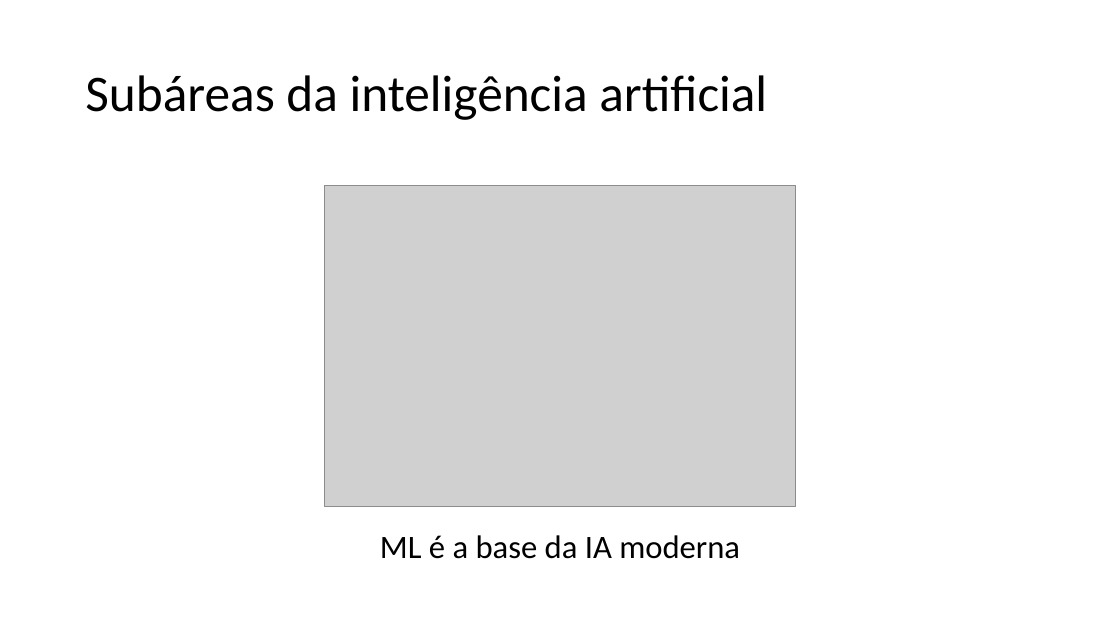
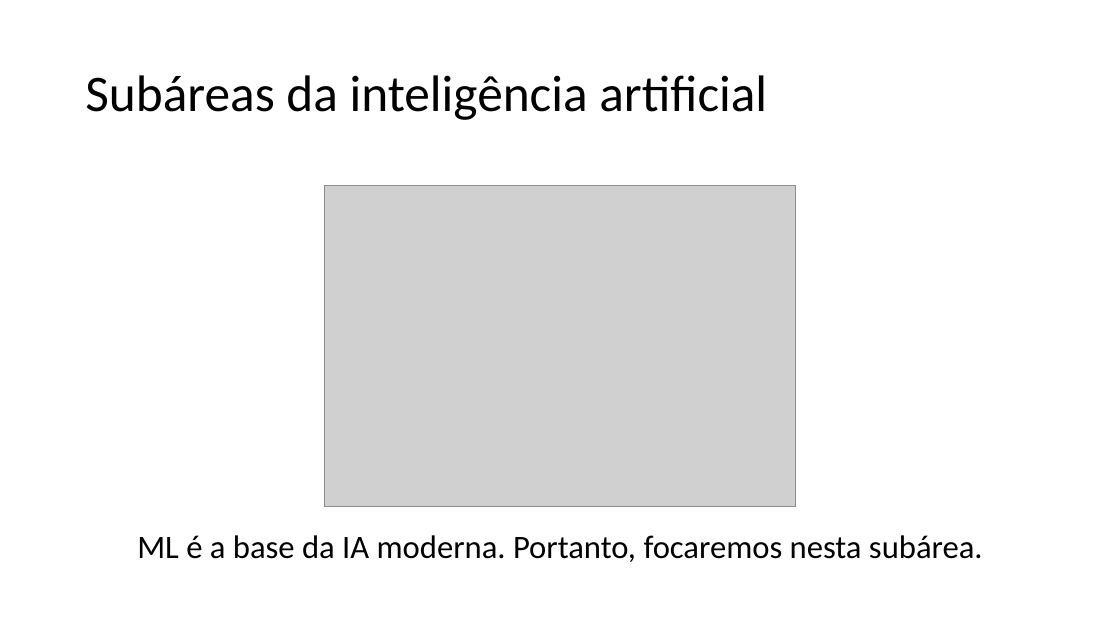
Before and after one commit to zz4fap/c24_inteligencia_artificial, a slide deck: slide 47 of slides/C24_Introdução.pptx. Drawn at 1120x630 pixels with LibreOffice and Linux fonts; fonts in the diff are those of the drawing; grey boxes stand for pictures. Boxes give left, top, right and bottom in pixels: in the first picture for what was removed or moved away, otherwise in the second. Text is boxed around its words. In the diff, an @@ line names an element or a change of style, - is before the commit and + after.

Commit message:
update of slides

```diff
--- a/slides/C24_Introdução.pptx
+++ b/slides/C24_Introdução.pptx
@@ text at bbox=[137, 535, 983, 562]: text changed @@
-ML é a base da IA moderna
+ML é a base da IA moderna. Portanto, focaremos nesta subárea.
```
